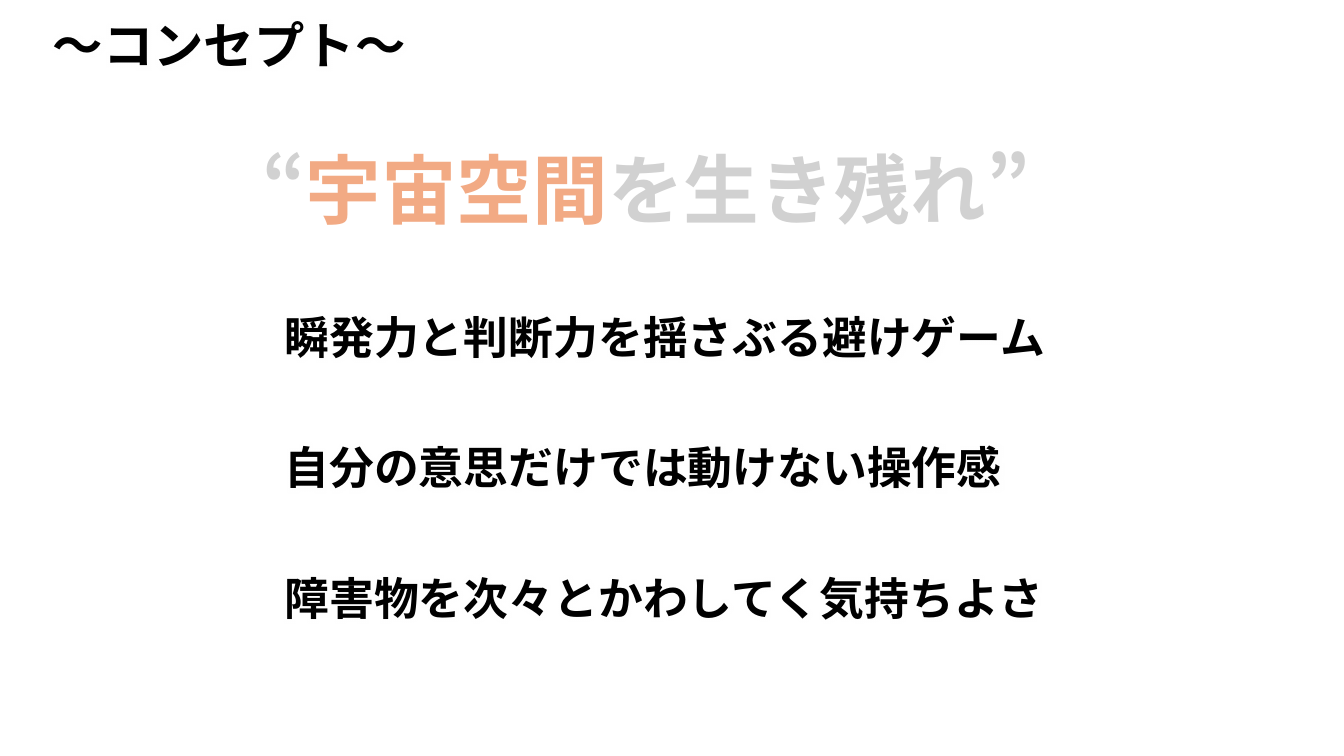
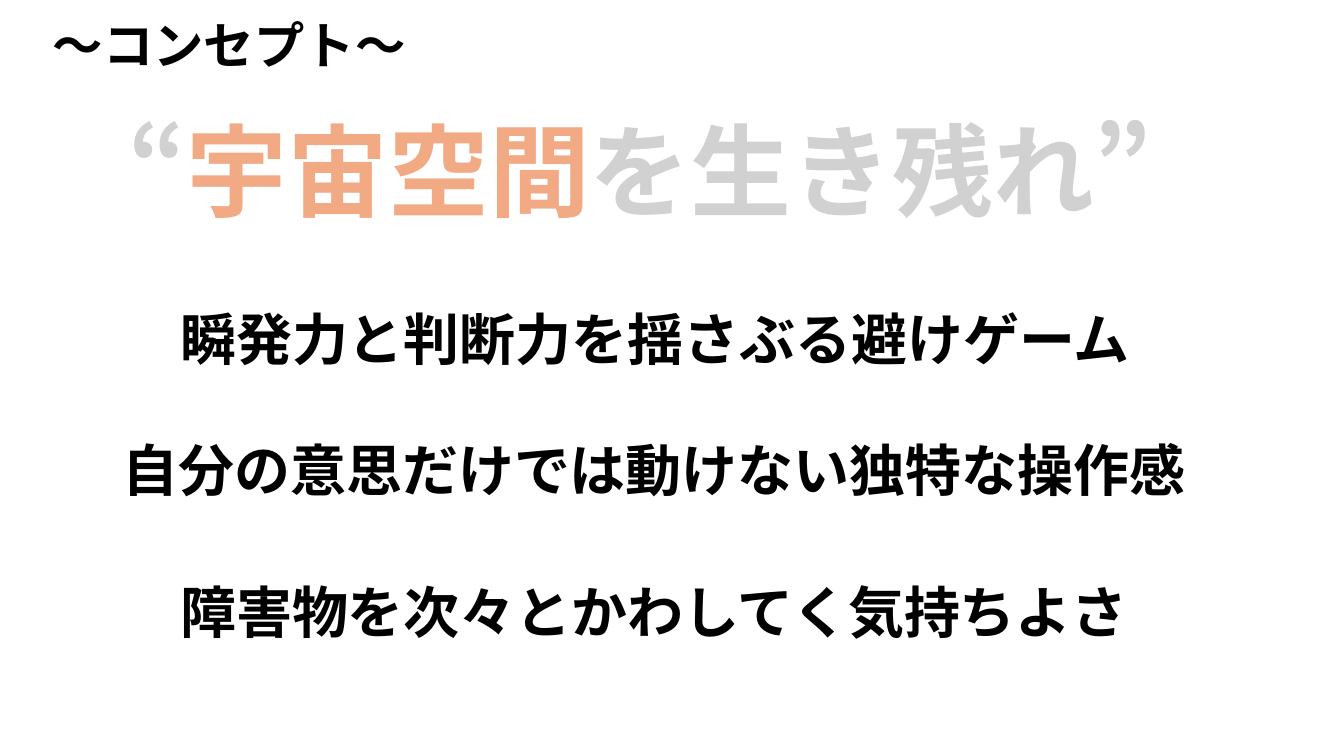
Before and after one commit to IrisawaKazan/model, a slide deck: slide 2 of PowerPoint/SPACE By SPACE_企画書.pptx. Drawn at 1344x756 pixels with LibreOffice and Linux fonts; fonts in the diff are those of the drawing; background and template pictures are left out. Boxes give left, top, right and bottom in pixels: in the first picture for what was removed or moved away, otherwise in the second. Text is boxed around its words. In the diff, an @@ line names an element or a change of style, - is before the commit and + after.

```diff
--- a/PowerPoint/SPACE By SPACE_企画書.pptx
+++ b/PowerPoint/SPACE By SPACE_企画書.pptx
@@ text "“宇宙空間を生き残れ”": place and size @@
-text "“宇宙空間を生き残れ”" at bbox=[262, 152, 1030, 225]
+text "“宇宙空間を生き残れ”" at bbox=[129, 120, 1153, 218]
@@ text "“宇宙空間を生き残れ”" at bbox=[129, 120, 1153, 218]: size 54 to 72 pt @@
@@ text "瞬発力と判断力を揺さぶる避けゲーム": place and size @@
-text "瞬発力と判断力を揺さぶる避けゲーム" at bbox=[284, 316, 1045, 358]
+text "瞬発力と判断力を揺さぶる避けゲーム" at bbox=[180, 312, 1129, 365]
@@ text "瞬発力と判断力を揺さぶる避けゲーム" at bbox=[180, 312, 1129, 365]: size 32 to 40 pt @@
@@ text at bbox=[122, 443, 1185, 497]: text changed; size 32 to 40 pt @@
-自分の意思だけでは動けない操作感
+自分の意思だけでは動けない独特な操作感
@@ text "障害物を次々とかわしてく気持ちよさ" at bbox=[180, 585, 1128, 639]: size 32 to 40 pt @@
@@ text "障害物を次々とかわしてく気持ちよさ": place and size @@
-text "障害物を次々とかわしてく気持ちよさ" at bbox=[284, 577, 1043, 620]
+text "障害物を次々とかわしてく気持ちよさ" at bbox=[180, 585, 1128, 639]
```
Also in this commit, not shown: 2 other slides changed, 4 slides added, 1 slide removed.
